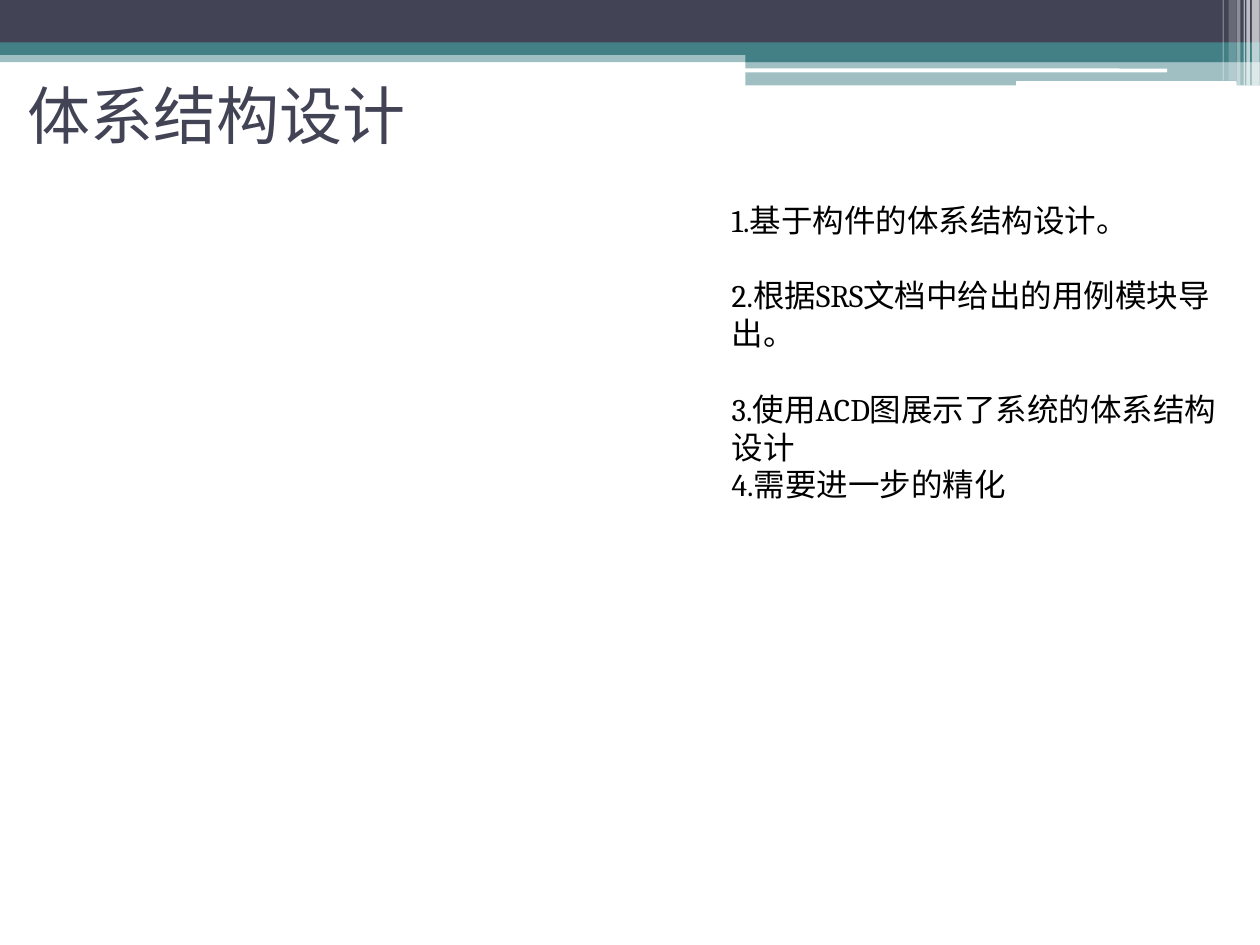
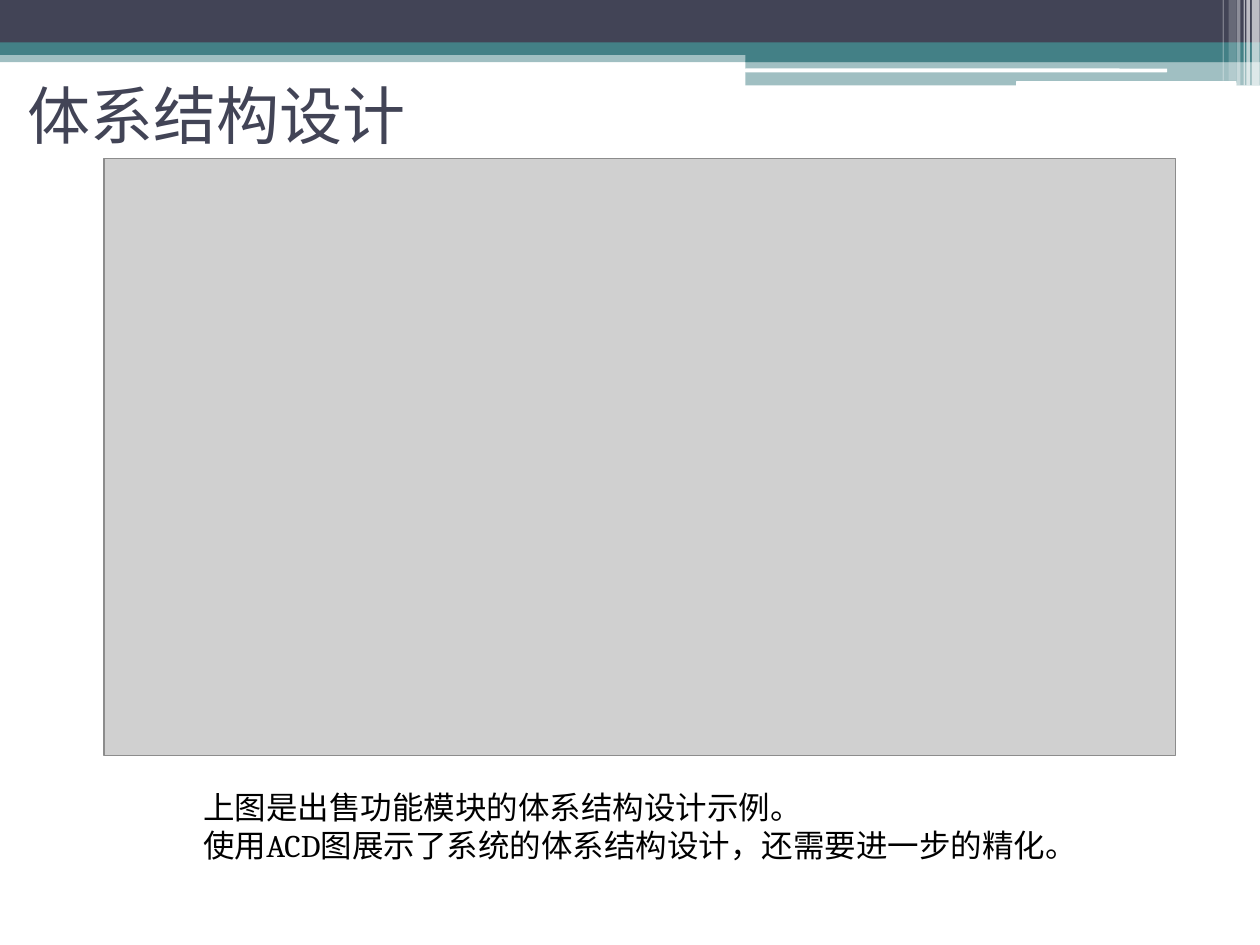
Before and after one commit to NekoPii/SnackShop, a slide deck: slide 2 of 文档/最终答辩ppt.pptx. Drawn at 1260x945 pixels with LibreOffice and Linux fonts; fonts in the diff are those of the drawing; grey boxes stand for pictures. Boxes give left, top, right and bottom in pixels: in the first picture for what was removed or moved away, otherwise in the second. Text is boxed around its words. In the diff, an @@ line names an element or a change of style, - is before the commit and + after.

```diff
--- a/文档/最终答辩ppt.pptx
+++ b/文档/最终答辩ppt.pptx
@@ picture added at bbox=[105, 159, 1176, 756] @@
@@ text at bbox=[203, 792, 1076, 860]: text changed @@
-1.基于构件的体系结构设计。
-2.根据SRS文档中给出的用例模块导出。
-3.使用ACD图展示了系统的体系结构设计
-4.需要进一步的精化
+上图是出售功能模块的体系结构设计示例。
+使用ACD图展示了系统的体系结构设计，还需要进一步的精化。
```
Also in this commit, not shown: 2 other files.
